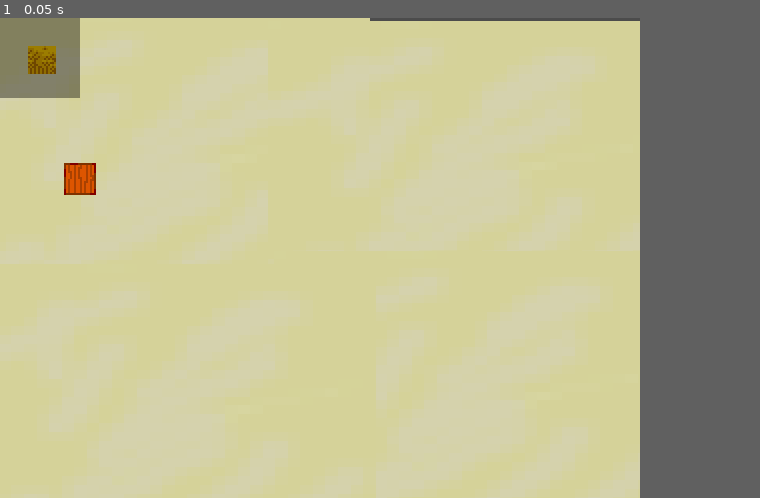
Above: before the commit, frame 1.
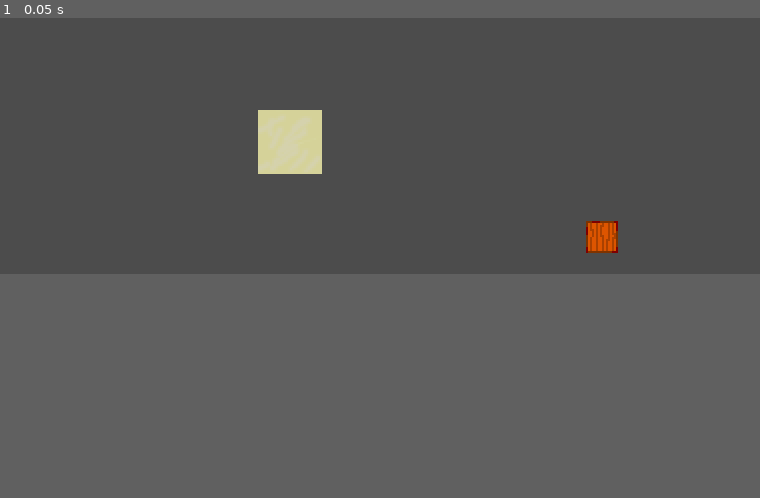
Above: after the commit, the same moment.

Repository: gunnarjessee/MonthGameJam2
Game: Godot game, scene res://scenes/World.tscn
The game is run twice, just before and just after one commit, with the same random seed, the same clock (stepped at 60 frames per second) and the same inputs.
Inputs:
- Up to frame 1 (0.05 s): no input
In our replay, the window is 640x480 before the commit and 760x256 after it. These sizes can differ from the game's own. Grey fills any space a smaller window leaves; there, only what the larger window draws over its background counts as a difference.

The runs differ from the first frame. In frame 1, 44% of the frame differs, in the area x 0-85%, y 0-54%.

Commit message:
added UI control scripts

Diff:
--- a/project.godot
+++ b/project.godot
@@ -10,6 +10,7 @@
 
 _global_script_classes=[  ]
 _global_script_class_icons={
+
 }
 
 [application]
@@ -18,18 +19,19 @@
 run/main_scene="res://scenes/World.tscn"
 config/icon="res://icon.png"
 
+[debug]
+
+settings/stdout/print_fps=true
+
 [display]
 
-window/size/width=320
-window/size/height=240
+window/size/width=380
+window/size/height=128
+window/size/resizable=false
 window/size/test_width=1080
 window/size/test_height=720
 window/stretch/mode="2d"
 window/stretch/aspect="keep_width"
-
-[global]
-
-window=false
 
 [rendering]
 
--- a/scenes/World.tscn
+++ b/scenes/World.tscn
@@ -1,31 +1,13 @@
-[gd_scene load_steps=4 format=2]
+[gd_scene load_steps=3 format=2]
 
 [ext_resource path="res://textures/ground.png" type="Texture" id=1]
 [ext_resource path="res://scenes/cropbox.tscn" type="PackedScene" id=2]
-[ext_resource path="res://scenes/crop_select.tscn" type="PackedScene" id=3]
 
 [node name="World" type="Node2D"]
 
 [node name="ground" type="Sprite" parent="."]
-position = Vector2( 84.7042, 68.1301 )
-scale = Vector2( 6.28126, 4.40816 )
-texture = ExtResource( 1 )
-
-[node name="ground2" type="Sprite" parent="."]
-position = Vector2( 234.618, 71.8382 )
-scale = Vector2( 6.28126, 4.40816 )
-texture = ExtResource( 1 )
-
-[node name="ground3" type="Sprite" parent="."]
-position = Vector2( 237.267, 186.79 )
-scale = Vector2( 6.28126, 4.40816 )
-texture = ExtResource( 1 )
-
-[node name="ground4" type="Sprite" parent="."]
-position = Vector2( 87.3529, 193.676 )
-scale = Vector2( 6.28126, 4.40816 )
+position = Vector2( 145, 62 )
 texture = ExtResource( 1 )
 
 [node name="cropbox" parent="." instance=ExtResource( 2 )]
-
-[node name="Container" parent="." instance=ExtResource( 3 )]
+position = Vector2( 300.779, 109.467 )
--- a/scenes/crop_select.tscn
+++ b/scenes/crop_select.tscn
@@ -1,30 +1,27 @@
 [gd_scene load_steps=3 format=2]
 
 [ext_resource path="res://scenes/wheat_icon.tscn" type="PackedScene" id=1]
-[ext_resource path="res://scenes/crop_select_ui.gd" type="Script" id=2]
+[ext_resource path="res://scripts/crop_select_ui.gd" type="Script" id=2]
 
 [node name="Control" type="Control"]
-margin_right = 40.0
-margin_bottom = 40.0
 script = ExtResource( 2 )
 __meta__ = {
 "_edit_use_anchors_": false
 }
 
-[node name="wheat_icon" parent="." instance=ExtResource( 1 )]
-margin_left = 21.2132
-margin_top = 20.8596
-margin_right = 21.2132
-margin_bottom = 20.8596
-
 [node name="ColorRect" type="ColorRect" parent="."]
-margin_right = 40.0
-margin_bottom = 40.0
+margin_right = 50.0
+margin_bottom = 50.0
 color = Color( 0, 0, 0, 0.388235 )
 __meta__ = {
 "_edit_lock_": true,
 "_edit_use_anchors_": false
 }
 
-[connection signal="focus_exited" from="." to="." method="_on_Control_focus_exited"]
-[connection signal="mouse_exited" from="." to="." method="_on_Control_mouse_exited"]
+[node name="wheat_icon" parent="." instance=ExtResource( 1 )]
+margin_left = 25.0409
+margin_top = 24.2535
+margin_right = 25.0409
+margin_bottom = 24.2535
+[connection signal="focus_exited" from="ColorRect" to="." method="_on_ColorRect_focus_exited"]
+[connection signal="mouse_exited" from="ColorRect" to="." method="_on_ColorRect_mouse_exited"]
--- a/scenes/crop_select_ui.gd
+++ b/scripts/crop_select_ui.gd
@@ -11,10 +11,13 @@
 	pass # Replace with function body.
 
 
-
-func _on_Control_focus_exited():
-	queue_free()
+func _on_ColorRect_mouse_exited():
+	destroy_self()
 
 
-func _on_Control_mouse_exited():
+func _on_ColorRect_focus_exited():
+	destroy_self()
+
+func destroy_self():
+	print('Getting rid of self, ui')
 	queue_free()
--- a/scripts/cropbox.gd
+++ b/scripts/cropbox.gd
@@ -20,5 +20,4 @@
 # Creates a UI above the the crop in context
 func create_ui():
 	var instance = UI_SELECTOR.instance()
-	instance.pos = get_global_mouse_position()
 	add_child(instance)
